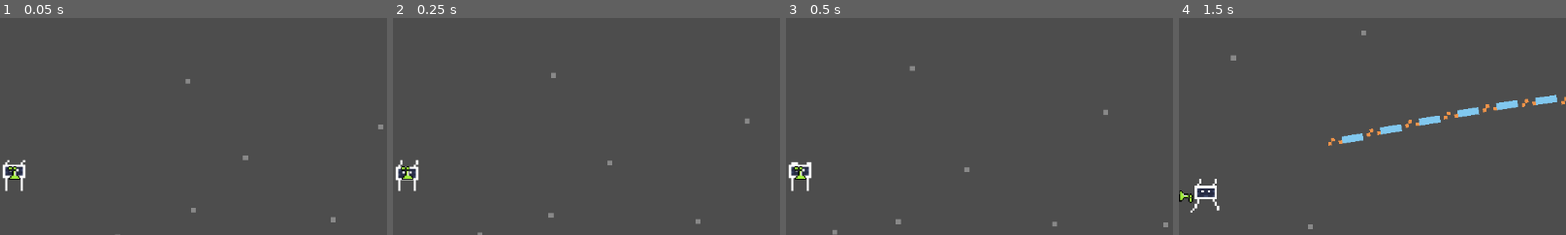
Above: before the commit, frames 1-4 (left to right).
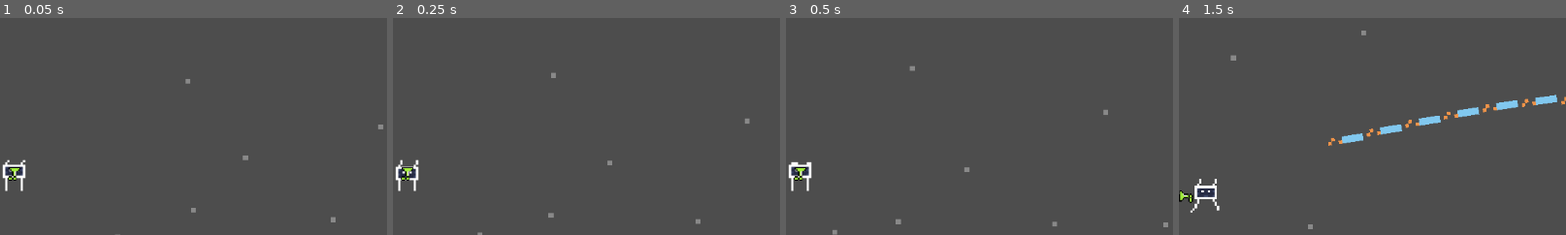
Above: after the commit, the same moments.

Repository: S0nter/azamnoyer
Game: Godot game, scene res://scenes/main.tscn
Two runs of this game, one before a commit and one after it. Both use one fixed random seed, a clock stepped at 60 frames per second and the inputs below.
Inputs (mouse positions are % of the whole screen's width and height, from its top left):
- Up to frame 1 (0.05 s): no input
- Up to frame 2 (0.25 s): no input
- Up to frame 3 (0.5 s): no input
- Up to frame 4 (1.5 s): move the mouse to (72, 45) at 0.52 s; hold D (right) 0.53-1.28 s; hold Space (shoot) 0.53-1.28 s; move the mouse to (30, 55) at 1.27 s; hold S (down) from 1.28 s (still down); tap Space (shoot) at 1.35 s
The pictures show only the part of the screen within x 48-98%, y 14-64%; the shares and areas given below are measured in that part.

The runs differ from the first frame. In frame 1, 0.1% of the frame differs, in the area x 2-6%, y 68-75%; in frame 2, 0.1%; in frame 3, 0.1%; in frame 4, nothing differs.

Commit message:
Simplify flipping a gun

Diff:
--- a/assets/scripts/gun.gd
+++ b/assets/scripts/gun.gd
@@ -4,7 +4,7 @@
 
 @onready var player: CharacterBody2D = get_tree().get_root().get_node("Main/Player")
 
-@onready var end_of_gun = $"Muzzle"
+@onready var shoot_point = $"Muzzle"
 
 var Bullet = preload("res://scenes/bullet.tscn")
 
@@ -36,6 +36,8 @@
 
 func offset_gun():
 	var player_pos = player.global_position
+	flip_h = false
+
 	if fun_allowed:
 		# this is wrong way to do this stuff but it doesn't make it less fun
 		global_transform = player.global_transform * Transform2D().translated(Vector2(offset_of_player, offset_of_player).rotated(get_angle_to(mouse)))
@@ -47,6 +49,7 @@
 	elif player_pos.distance_to(mouse) <= offset_of_player:
 		global_position = mouse
 		aim_point = player.position
+		flip_h = true
 	else:
 		global_position = player_pos + (mouse - player_pos).normalized() * offset_of_player
 
@@ -57,14 +60,9 @@
 	else:
 		look_at(global_position + aim_vector)
 
-	# flip if needed and mabye rewrite some things here
-	if player.global_position.x > global_position.x and \
-	player.global_position.distance_to(mouse) > offset_of_player or \
-	player.global_position.x < global_position.x and \
-	player.global_position.distance_to(mouse) < offset_of_player:
-		flip_v = true
-	else:
-		flip_v = false
+	# flip if needed
+	flip_v = 90 < abs(int(rotation_degrees) % 360) and abs(int(rotation_degrees) % 360) < 270
+
 
 
 func handle_input():
@@ -80,8 +78,8 @@
 func shoot():
 	var bullet = Bullet.instantiate()
 	get_tree().get_root().add_child(bullet)
-	bullet.global_transform = end_of_gun.global_transform
-	bullet.look_at(end_of_gun.global_position + aim_vector)
+	bullet.global_transform = shoot_point.global_transform
+	bullet.look_at(shoot_point.global_position + aim_vector)
 
 	if fun_allowed:
 		bullet.look_at(mouse)
--- a/assets/scripts/gun2.gd
+++ b/assets/scripts/gun2.gd
@@ -11,7 +11,7 @@
 
 
 func _process(delta):
-	aim(delta)
+	aim()
 	cooldown -= delta
 	if Input.is_action_pressed("shoot"):
 		if cooldown <= 0:
@@ -19,7 +19,8 @@
 			shoot()
 
 
-func aim(delta):
+func aim():
+	var delta = get_process_delta_time()
 	var mouse = get_global_mouse_position()
 	look_at(mouse)
 
@@ -28,6 +29,10 @@
 		difference = difference.normalized() * 30
 	position = lerp(position, difference, delta * 10)
 
+	# flip if needed
+	flip_v = 90 < abs(int(rotation_degrees) % 360) and abs(int(rotation_degrees) % 360) < 270
+
+
 func shoot():
 	var bullet = Bullet.instantiate()
 	get_tree().get_root().add_child(bullet)
